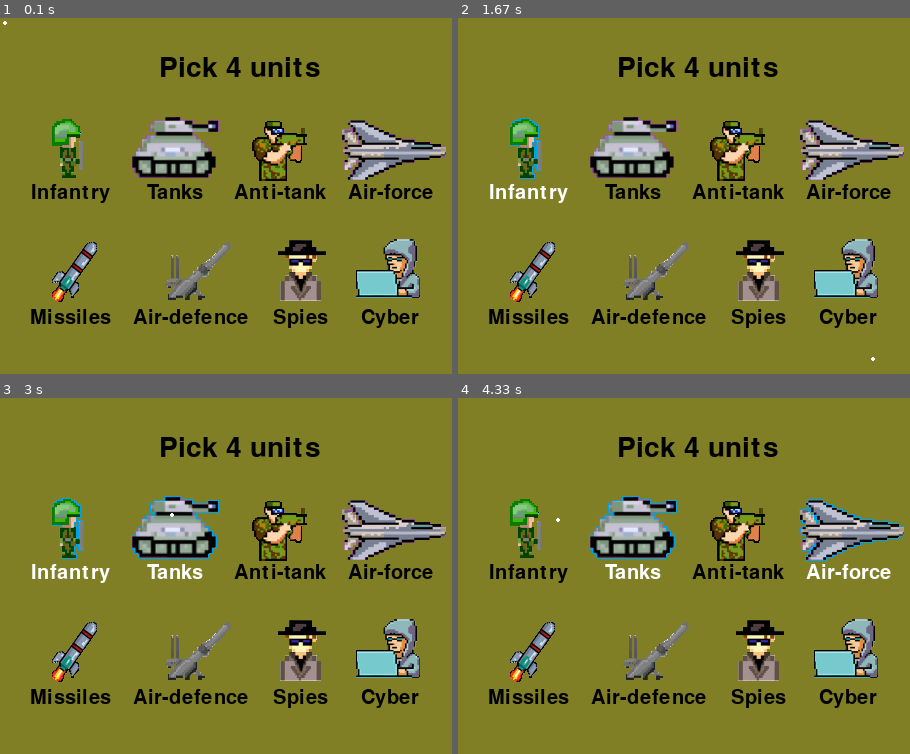
Above: before the commit, frames 1-4 (two rows, left to right).
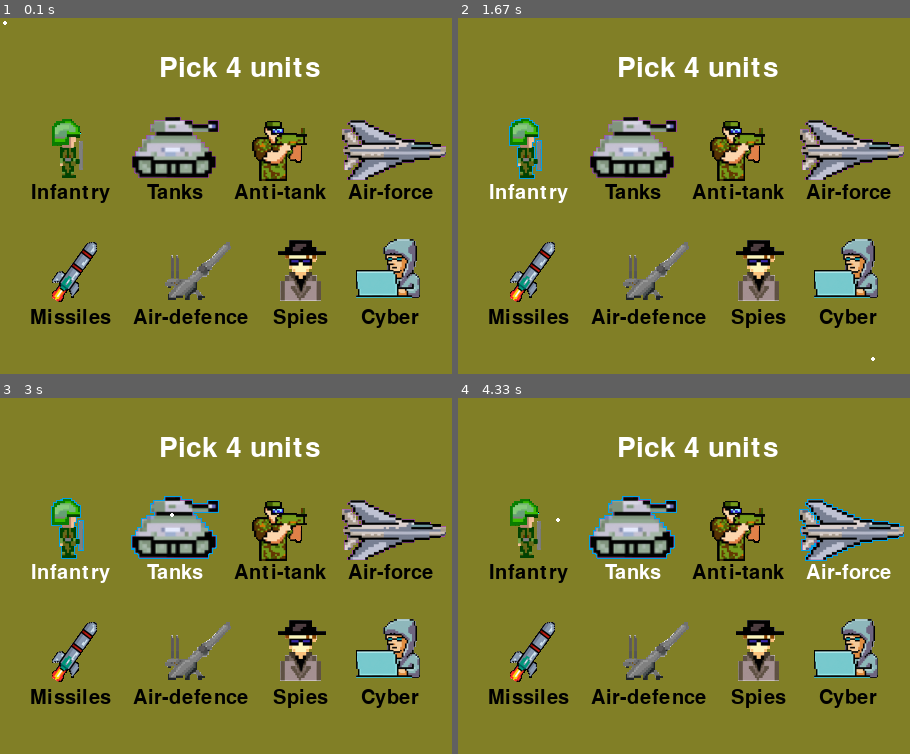
Above: after the commit, the same moments.

Repository: Saarbd42/War_game
Game: pygame game, started from main.py
Same seed, same stepped clock (60 frames per second), same inputs: the game is played once before the commit and once after it.
Inputs (mouse positions are in pixels of both pictures, inside the frame that each line leads up to):
- Up to frame 1 (0.1 s): no input
- Up to frame 2 (1.67 s): click (525, 149) at 0.38 s; click (702, 242) at 0.72 s; click (548, 156) at 1.05 s; click (873, 359) at 1.38 s
- Up to frame 3 (3 s): click (248, 465) at 1.72 s; click (216, 700) at 2.05 s; click (226, 529) at 2.38 s; click (171, 515) at 2.72 s
- Up to frame 4 (4.33 s): click (516, 508) at 3.05 s; click (846, 586) at 3.38 s; click (797, 529) at 3.72 s; click (557, 519) at 4.05 s

The runs differ from the first frame. In frame 1, 0.9% of the frame differs, in the area x 35-71%, y 10-17%; in frame 2, 0.9%; in frame 3, 0.9%; in frame 4, 0.9%.

Commit message:
finished unit choice screen

Diff:
--- a/main.py
+++ b/main.py
@@ -1,49 +1,10 @@
 import pygame
 import sys
-import constants as const
-import pygame_functions as pyf
-import unit_choice_functions as ucf
+import unit_choice.unit_choice_screen as ucs
 
-# Constants
-WIDTH, HEIGHT, FPS = const.get_constants()
+chosen_units = ucs.show_unit_choice_screen()
+print(chosen_units)
 
-# Initialize Pygame
-screen, clock = pyf.initiate_pygame(WIDTH, HEIGHT)
-
-# Define buttons
-button_list = ucf.get_button_list()
-
-# Game loop
-running = True
-units_num = 0
-chosen_units = []
-while running:
-
-    mouse_position = ucf.get_mouse_position()
-    did_user_click = False
-
-    # Event handling
-    for event in pygame.event.get():
-        if event.type == pygame.QUIT:
-            running = False
-        if event.type == pygame.MOUSEBUTTONDOWN:
-            did_user_click = True
-
-    # Game logic
-    button_list = ucf.button_collision_test(button_list, mouse_position, did_user_click)
-    if did_user_click:
-        units_num = ucf.how_many_more_units_can_the_player_choose(button_list)
-        chosen_units = ucf.which_units_did_player_choose(button_list)
-
-    # Draw everything
-    ucf.draw_everything_in_unit_choice_stage(screen, button_list, mouse_position)
-
-    # Update the display
-    clock = pyf.update_frame(clock, FPS)
-
-    if units_num == 4:
-        running = False
-print(chosen_units)
 # Quit Pygame
 pygame.quit()
 sys.exit()
--- a/unit_choice_functions.py
+++ b/unit_choice/unit_choice_functions.py
@@ -1,6 +1,6 @@
 import pygame
-import button as bt
-import images_functions as imf
+import unit_choice.button as bt
+import general_functions.images_functions as imf
 
 BLACK = (0, 0, 0)
 WHITE = (255, 255, 255)
@@ -83,7 +83,7 @@
 
 
 def draw_the_head_line(screen):
-    title_text, title_rect = imf.get_text_stats("Pick 4 units", 42, BLACK, [240, 50])
+    title_text, title_rect = imf.get_text_stats("Pick 4 units", 42, WHITE, [240, 50])
     imf.draw_titles(screen, [title_text, title_rect])
 
 
@@ -94,10 +94,6 @@
                           [70, 300], [190, 300], [300, 300], [390, 300]]
     for i in range(len(unit_names_list)):
         title_text, title_rect = get_button_title_details(unit_names_list[i], unit_location_list[i], chosen_unit_list)
-        # if unit_names_list[i] in chosen_unit_list:
-        # title_text, title_rect = get_chosen_button_title_details(unit_names_list[i], unit_location_list[i])
-        # else:
-        # title_text, title_rect = get_normal_button_title_details(unit_names_list[i], unit_location_list[i])
         imf.draw_titles(screen, [title_text, title_rect])
 
 
--- /dev/null
+++ b/unit_choice/unit_choice_screen.py
@@ -0,0 +1,66 @@
+import pygame
+import unit_choice.constants as const
+import general_functions.pygame_functions as pyf
+import unit_choice.unit_choice_functions as ucf
+
+
+def show_unit_choice_screen():
+    # Constants
+    WIDTH, HEIGHT, FPS = const.get_constants()
+
+    # Initialize Pygame
+    screen, clock = pyf.initiate_pygame(WIDTH, HEIGHT)
+
+    return unit_choice_game_loop(screen, clock, FPS)
+
+
+def unit_choice_game_loop(screen, clock, FPS):
+
+    button_list, units_num, chosen_units, running = get_all_initial_game_loop_variables()
+
+    # Game loop
+    while running:
+
+        mouse_position = ucf.get_mouse_position()
+        running, did_user_click = user_choice_events()
+
+        # Game logic
+        button_list = ucf.button_collision_test(button_list, mouse_position, did_user_click)
+        if did_user_click:
+            units_num, chosen_units = change_user_choices(button_list)
+            if units_num == 4:
+                running = False
+
+        # Draw everything and update the display
+        ucf.draw_everything_in_unit_choice_stage(screen, button_list, mouse_position)
+        clock = pyf.update_frame(clock, FPS)
+
+    return chosen_units
+
+
+def change_user_choices(button_list):
+    units_num = ucf.how_many_more_units_can_the_player_choose(button_list)
+    chosen_units = ucf.which_units_did_player_choose(button_list)
+    return units_num, chosen_units
+
+
+def user_choice_events():
+    # Event handling
+    running = True
+    did_user_click = False
+    for event in pygame.event.get():
+        if event.type == pygame.QUIT:
+            running = False
+        if event.type == pygame.MOUSEBUTTONDOWN:
+            did_user_click = True
+    return running, did_user_click
+
+
+def get_all_initial_game_loop_variables():
+    # Define buttons
+    button_list = ucf.get_button_list()
+    units_num = 0
+    chosen_units = []
+    running = True
+
+    return button_list, units_num, chosen_units, running
Renamed: images_functions.py -> general_functions/images_functions.py
Renamed: pygame_functions.py -> general_functions/pygame_functions.py
Empty file removed: unit_choice.py
Renamed: button.py -> unit_choice/button.py
Renamed: constants.py -> unit_choice/constants.py
